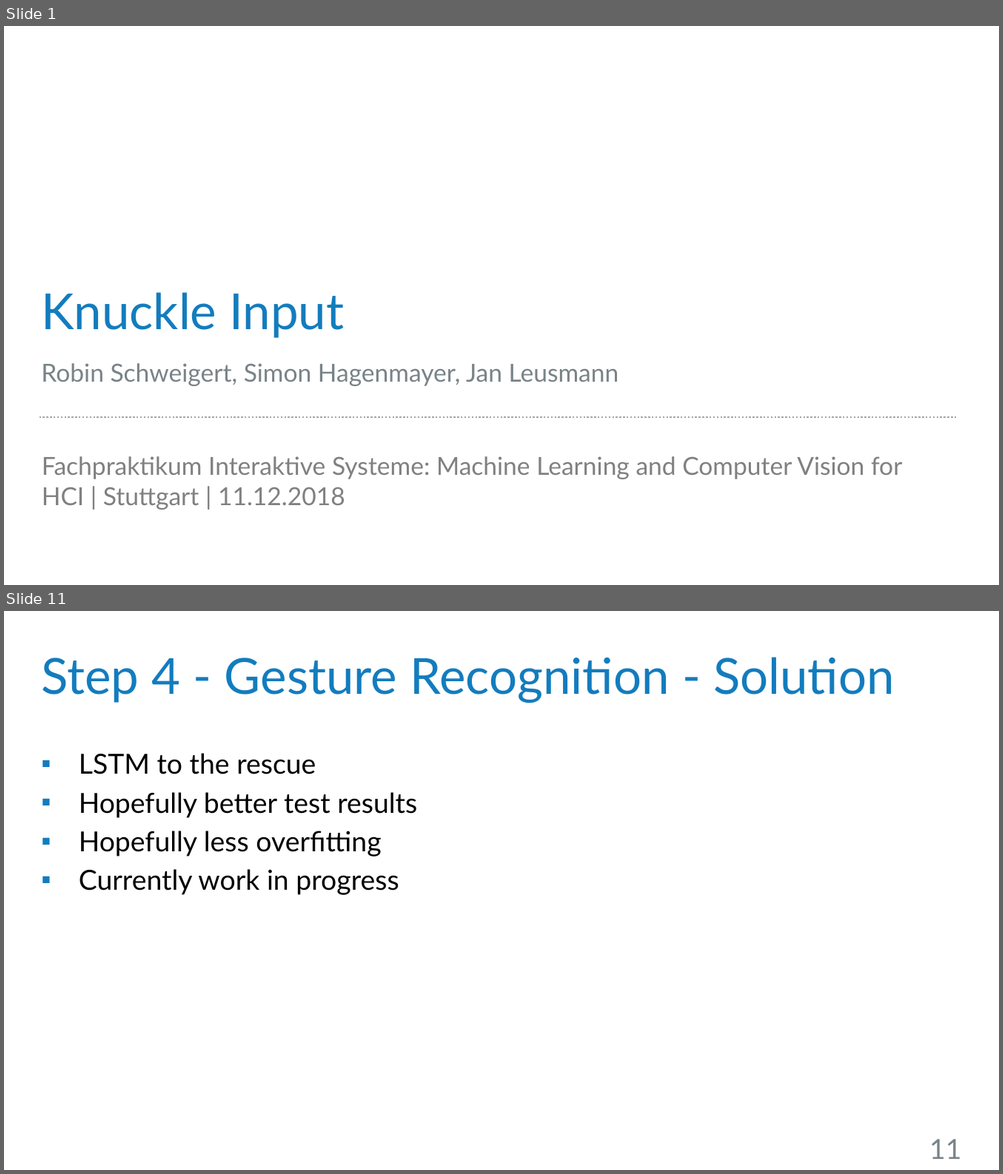
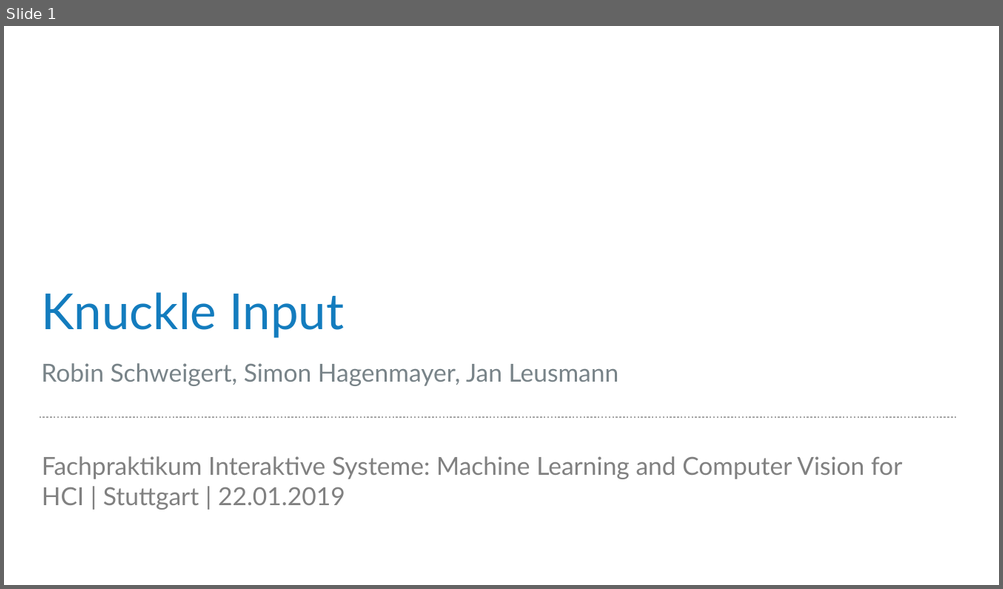
Before and after one commit to robsch94/FaPraKnuckleInput, a slide deck: Presentations/InterimPresentation.pptx. Shown one above the other, each under a label of ours: slides 1 and 11 before the commit, slide 1 after it; the slides between them are not shown. The pictures are 1003x1174 and 1003x589 pixels, drawn with LibreOffice and Linux fonts; fonts in the diff are those of the drawing; background and template pictures are left out. Boxes give left, top, right and bottom in pixels: in the first picture for what was removed or moved away, otherwise in the second. Text is boxed around its words. In the diff, an @@ line names an element or a change of style, - is before the commit and + after.

```diff
--- a/Presentations/InterimPresentation.pptx
+++ b/Presentations/InterimPresentation.pptx
@@ slide 11 removed at (4,611,999,1170), background #FFFFFF @@
@@ title removed at (41,657,894,703) @@
-Step 4 - Gesture Recognition - Solution
@@ text removed at (79,753,417,895) @@
-▪ LSTM to the rescue
-▪ Hopefully better test results
-▪ Hopefully less overfitting
-▪ Currently work in progress
@@ page number removed at (929,1139,961,1159) @@
-11
@@ slide 1 changed as well @@
@@ text at (42,457,902,510): text changed @@
-Fachpraktikum Interaktive Systeme: Machine Learning and Computer Vision for HCI | Stuttgart | 11.12.2018
+Fachpraktikum Interaktive Systeme: Machine Learning and Computer Vision for HCI | Stuttgart | 22.01.2019
```
Also in this commit, not shown: 9 other slides removed, 1 other file.
